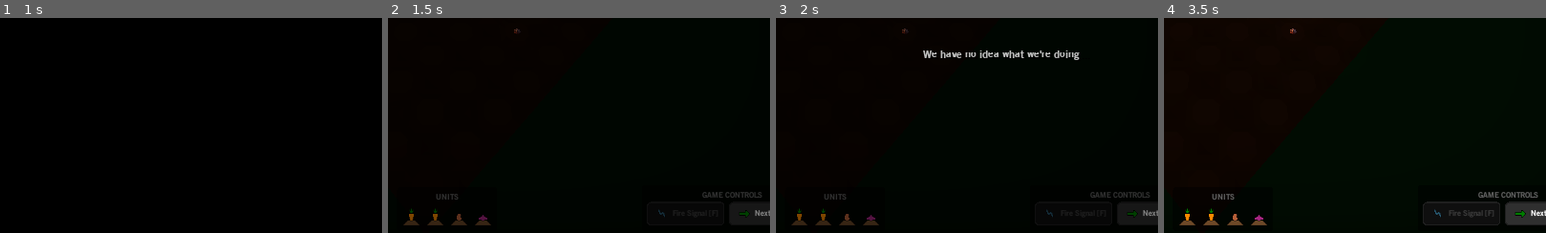
Above: before the commit, frames 1-4 (left to right).
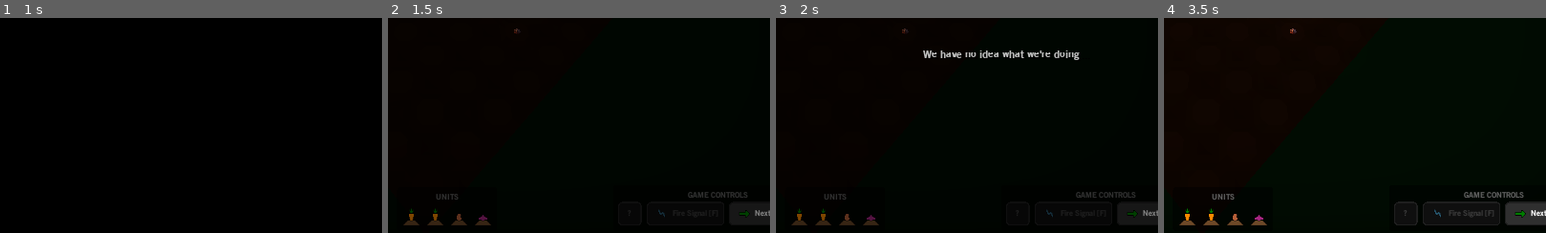
Above: after the commit, the same moments.

Repository: wingedadventurer/gwj-xii
Game: Godot game, scene res://scenes/levels/level_test.tscn
Two runs of this game, one before a commit and one after it. Both use one fixed random seed, a clock stepped at 60 frames per second and the inputs below. This scene is started directly instead of the project's main scene.
Inputs (mouse positions are % of the whole screen's width and height, from its top left):
- Up to frame 1 (1 s): click "Fire Signal [F]" at 0.5 s
- Up to frame 2 (1.5 s): click "Next Turn [N]" at 1.25 s
- Up to frame 3 (2 s): no input
- Up to frame 4 (3.5 s): click "Next Turn [N]" at 2 s; click (45, 95) at 2.75 s
The pictures show only the part of the screen within x 42-92%, y 49-99%; the shares and areas given below are measured in that part.

Frame 1 is identical in both runs. In frame 2, 0.2% of the frame differs, in the area x 63-98%, y 80-92%; in frame 3, 0.2%; in frame 4, 0.5%, in the area x 60-98%, y 80-97%.

Commit message:
Add help messages for every level

Diff:
--- a/godot-project/scenes/levels/level_01.tscn
+++ b/godot-project/scenes/levels/level_01.tscn
@@ -11,9 +11,39 @@
 [ext_resource path="res://scenes/celery.tscn" type="PackedScene" id=9]
 [ext_resource path="res://scenes/signal_start.tscn" type="PackedScene" id=10]
 
-[node name="level" index="0" instance=ExtResource( 1 )]
+[node name="level" instance=ExtResource( 1 )]
 title = "First Crops"
 days_to_harvest = 8
+level_hint = "Welcome to \"The Good, the Bad, and the Veggie!\"
+
+A strange, mysterious signal arrives from the sky.
+Your job is to transmit that signal to all the celeries with the help of other vegetables.
+
+--------
+
+Move the camera with WSAD keys RMB.
+Rotate the camera with MMB.
+Zoom the camera by scrolling with MMB.
+
+--------
+
+You start with a Carrot unit. It is buried. Select it and unbury it.
+You can only do one action per turn. Press \"Next Turn\" to continue.
+
+When your unit is unburied, select it again and yellow tiles will appear, indicating where the unit can move.
+Click on one of these tiles to move.
+Carrot is very athletic, and can jump up to 3 blocks away!
+
+Get your unit to the blue circle. Be fast because with every turn, Harvest Day comes closer,
+and all your precious crops will be harvested before the mission is completed!
+
+When you reach the destination, bury the unit. Units can only transmit signals further when buried.
+
+Upon pressing \"Launch Signal\" button, a signal from sky will be sent to the blue circle.
+Depending on unit, it will transmit that signal towards blue marks.
+Carrot transmits his signal 4 blocks ahead.
+
+Phew, what a tutorial! Now get going!"
 
 [node name="tiles" parent="." index="2"]
 editor/display_folded = true
--- a/godot-project/scenes/levels/level_02.tscn
+++ b/godot-project/scenes/levels/level_02.tscn
@@ -11,6 +11,17 @@
 [node name="level" instance=ExtResource( 1 )]
 title = "Signal Boosting"
 days_to_harvest = 5
+level_hint = "Nice work! Let's keep going!
+
+--------
+
+Signals can be chained infinitely between our beloved veggies.
+Make sure one of the units is aiming at other unit, ie. other unit is standing on blue marker.
+
+If unit is not buried, it can rotate (infinitely) by pressing \"Turn Left\" or \"Turn Right\" buttons.
+Make sure you are properly rotated before burying!
+
+Tip: signal can only be launched once per turn, so save it as a last action."
 
 [node name="tiles" parent="." index="2"]
 editor/display_folded = true
--- a/godot-project/scenes/levels/level_03.tscn
+++ b/godot-project/scenes/levels/level_03.tscn
@@ -9,9 +9,25 @@
 [ext_resource path="res://scenes/signal_start.tscn" type="PackedScene" id=7]
 [ext_resource path="res://scenes/celery.tscn" type="PackedScene" id=8]
 
-[node name="level" index="0" instance=ExtResource( 1 )]
+[node name="level" instance=ExtResource( 1 )]
 title = "Crop Rotations"
 days_to_harvest = 4
+level_hint = "Great, you now know all the basics of chaining signals to celeries!
+
+It's time to welcome a new vegetable: Onion!
+
+--------
+
+Onion is athletic as well, but more in terms of agility rather than speed.
+Onion can move up to 2 blocks in each direction, and can also move diagonally.
+When he receives a signal, however, he splits it into 2 more signals!
+
+Select the Onion to see where he will send 2 new signals, and find proper position for all units.
+
+Note there are 2 celeries. Both need to be activated AT THE SAME TIME in order to win.
+(Activated celeries become deactivated on next turn.)
+
+Tip: you can deselect a selected unit by clicking on it again, or clicking on X button at top-left."
 
 [node name="tiles" parent="." index="2"]
 editor/display_folded = true
--- a/godot-project/scenes/levels/level_04.tscn
+++ b/godot-project/scenes/levels/level_04.tscn
@@ -15,6 +15,11 @@
 [node name="level" instance=ExtResource( 1 )]
 title = "Against the Grain"
 days_to_harvest = 5
+level_hint = "This one is a bit tricky. Take your time.
+
+(But not too much; watch out for Harvest Day!)
+
+Tip: units can jump over other units (and sometimes short obstacles)!"
 
 [node name="tiles" parent="." index="2"]
 editor/display_folded = true
--- a/godot-project/scenes/levels/level_05.tscn
+++ b/godot-project/scenes/levels/level_05.tscn
@@ -15,6 +15,14 @@
 [node name="level" instance=ExtResource( 1 )]
 title = "Raisin the Stakes"
 days_to_harvest = 4
+level_hint = "Well done on the last one!
+
+Here we introduce the final unit: Potato.
+
+Potato is slow. And lazy. It can only move up to one block.
+On the other hand, he transmits 3 signals!
+
+There are lots of celeries on this one. Get to work!"
 
 [node name="tiles" parent="." index="2"]
 editor/display_folded = true
--- a/godot-project/scenes/levels/level_06.tscn
+++ b/godot-project/scenes/levels/level_06.tscn
@@ -17,8 +17,9 @@
 [ext_resource path="res://scenes/jump_blocker.tscn" type="PackedScene" id=15]
 [ext_resource path="res://scenes/move_blocker.tscn" type="PackedScene" id=16]
 
-[node name="level" index="0" instance=ExtResource( 1 )]
+[node name="level" instance=ExtResource( 1 )]
 title = "The Stretch"
+level_hint = "Damn fog, I can't see a thing! >_>"
 
 [node name="environment" parent="." index="0"]
 environment = ExtResource( 2 )
--- a/godot-project/scenes/levels/level_07.tscn
+++ b/godot-project/scenes/levels/level_07.tscn
@@ -15,9 +15,18 @@
 [ext_resource path="res://scenes/celery.tscn" type="PackedScene" id=13]
 [ext_resource path="res://scenes/signal_start.tscn" type="PackedScene" id=14]
 
-[node name="level" index="0" instance=ExtResource( 1 )]
+[node name="level" instance=ExtResource( 1 )]
 title = "V for Veggetta"
 days_to_harvest = 4
+level_hint = "Freeze!
+
+A farmer is evil. Like very evil.
+If he sees a vegetable in front of him, he will shoot it, and the game ends.
+
+Luckily he has a tunnel vision condition so he only sees veggies on tiles that line up with his sight.
+Units next to that line are completely safe.
+
+Tip: you are only not allowed to LAND in front of the farmer. An athletic veggie can jump over the line unnoticed."
 
 [node name="tiles" parent="." index="2"]
 editor/display_folded = true
--- a/godot-project/scenes/levels/level_08.tscn
+++ b/godot-project/scenes/levels/level_08.tscn
@@ -19,6 +19,11 @@
 [node name="level" instance=ExtResource( 1 )]
 title = "The River"
 days_to_harvest = 6
+level_hint = "Hey, they can walk! D:
+
+This farmer likes to trot occasionally, so you have a chance to cross his line of sight normally.
+
+Note that the farmer doesn't get alerted if a vegetable is buried. Because why would he?"
 
 [node name="tiles" parent="." index="2"]
 editor/display_folded = true
--- a/godot-project/scenes/levels/level_09.tscn
+++ b/godot-project/scenes/levels/level_09.tscn
@@ -15,6 +15,12 @@
 [node name="level" index="0" instance=ExtResource( 1 )]
 title = "Moonlight Hopscotch"
 days_to_harvest = 4
+level_hint = "This is it. Your final mission. You can do this.
+
+Tip? There's nothing more you need to know. You are amazing. You can do this without much effort.
+I believe in you. You believe in you. Nothing can stop you.
+
+You can do this."
 
 [node name="environment" parent="." index="0"]
 environment = ExtResource( 2 )
--- /dev/null
+++ b/godot-project/scenes/ui/help_button.tscn
@@ -0,0 +1,31 @@
+[gd_scene load_steps=5 format=2]
+
+[ext_resource path="res://scenes/ui/button.tscn" type="PackedScene" id=1]
+[ext_resource path="res://themes/main_theme.tres" type="Theme" id=2]
+[ext_resource path="res://scripts/ui/help_button.gd" type="Script" id=3]
+
+[sub_resource type="Animation" id=1]
+resource_name = "flash"
+length = 1.6
+loop = true
+tracks/0/type = "value"
+tracks/0/path = NodePath(".:modulate")
+tracks/0/interp = 1
+tracks/0/loop_wrap = true
+tracks/0/imported = false
+tracks/0/enabled = true
+tracks/0/keys = {
+"times": PoolRealArray( 0, 0.8, 1.6 ),
+"transitions": PoolRealArray( 1, 1, 1 ),
+"update": 0,
+"values": [ Color( 1, 1, 1, 1 ), Color( 4, 4, 1.6, 1 ), Color( 1, 1, 1, 1 ) ]
+}
+
+[node name="help_button" index="0" instance=ExtResource( 1 )]
+rect_min_size = Vector2( 40, 40 )
+theme = ExtResource( 2 )
+text = "?"
+script = ExtResource( 3 )
+
+[node name="animation_player" type="AnimationPlayer" parent="." index="1"]
+anims/flash = SubResource( 1 )
--- a/godot-project/scenes/ui/static_ui.tscn
+++ b/godot-project/scenes/ui/static_ui.tscn
@@ -1,16 +1,17 @@
-[gd_scene load_steps=16 format=2]
+[gd_scene load_steps=17 format=2]
 
 [ext_resource path="res://themes/main_theme.tres" type="Theme" id=1]
 [ext_resource path="res://scripts/static_ui.gd" type="Script" id=2]
-[ext_resource path="res://scenes/ui/button.tscn" type="PackedScene" id=3]
-[ext_resource path="res://textures/icons/icon_fire_signal.png" type="Texture" id=4]
-[ext_resource path="res://textures/icons/icon_next_turn.png" type="Texture" id=5]
-[ext_resource path="res://scenes/ui/unit_icons.tscn" type="PackedScene" id=6]
-[ext_resource path="res://fonts/harvest_days.tres" type="DynamicFont" id=7]
-[ext_resource path="res://audio/sfx/ui/next_turn_ding.wav" type="AudioStream" id=8]
-[ext_resource path="res://audio/sfx/ui/win.wav" type="AudioStream" id=9]
-[ext_resource path="res://audio/sfx/ui/lose_harvest.wav" type="AudioStream" id=10]
-[ext_resource path="res://audio/sfx/ui/lose_farmer.wav" type="AudioStream" id=11]
+[ext_resource path="res://scenes/ui/help_button.tscn" type="PackedScene" id=3]
+[ext_resource path="res://scenes/ui/button.tscn" type="PackedScene" id=4]
+[ext_resource path="res://textures/icons/icon_fire_signal.png" type="Texture" id=5]
+[ext_resource path="res://textures/icons/icon_next_turn.png" type="Texture" id=6]
+[ext_resource path="res://scenes/ui/unit_icons.tscn" type="PackedScene" id=7]
+[ext_resource path="res://fonts/harvest_days.tres" type="DynamicFont" id=8]
+[ext_resource path="res://audio/sfx/ui/next_turn_ding.wav" type="AudioStream" id=9]
+[ext_resource path="res://audio/sfx/ui/win.wav" type="AudioStream" id=10]
+[ext_resource path="res://audio/sfx/ui/lose_harvest.wav" type="AudioStream" id=11]
+[ext_resource path="res://audio/sfx/ui/lose_farmer.wav" type="AudioStream" id=12]
 
 [sub_resource type="InputEventAction" id=1]
 action = "shortcut_fire_signal"
@@ -37,56 +38,62 @@
 }
 
 [node name="game_controls" type="PanelContainer" parent="."]
-editor/display_folded = true
 anchor_left = 1.0
 anchor_top = 1.0
 anchor_right = 1.0
 anchor_bottom = 1.0
-margin_left = -314.0
+margin_left = -362.0
 margin_top = -85.0
 margin_right = -8.0
 margin_bottom = -8.0
+grow_horizontal = 0
 
 [node name="vb" type="VBoxContainer" parent="game_controls"]
 margin_left = 8.0
 margin_top = 8.0
-margin_right = 298.0
+margin_right = 346.0
 margin_bottom = 69.0
 
 [node name="label" type="Label" parent="game_controls/vb"]
 modulate = Color( 0.376471, 0.376471, 0.376471, 1 )
-margin_right = 290.0
+margin_right = 338.0
 margin_bottom = 17.0
 text = "GAME CONTROLS"
 align = 1
 
 [node name="hb" type="HBoxContainer" parent="game_controls/vb"]
-editor/display_folded = true
 margin_top = 21.0
-margin_right = 290.0
+margin_right = 338.0
 margin_bottom = 61.0
+grow_horizontal = 0
 custom_constants/separation = 8
 
-[node name="button_fire_signal" parent="game_controls/vb/hb" instance=ExtResource( 3 )]
-margin_right = 143.0
+[node name="help_button" parent="game_controls/vb/hb" instance=ExtResource( 3 )]
+margin_right = 40.0
+margin_bottom = 40.0
+disabled = true
+
+[node name="button_fire_signal" parent="game_controls/vb/hb" instance=ExtResource( 4 )]
+margin_left = 48.0
+margin_right = 191.0
 margin_bottom = 40.0
 rect_min_size = Vector2( 0, 40 )
 shortcut = SubResource( 2 )
 text = "Fire Signal [F]"
-icon = ExtResource( 4 )
+icon = ExtResource( 5 )
 silent = true
 
-[node name="button_next_turn" parent="game_controls/vb/hb" instance=ExtResource( 3 )]
-editor/display_folded = true
-margin_left = 151.0
-margin_right = 290.0
+[node name="button_next_turn" parent="game_controls/vb/hb" instance=ExtResource( 4 )]
+editor/display_folded = true
+margin_left = 199.0
+margin_right = 338.0
 margin_bottom = 40.0
 rect_min_size = Vector2( 0, 40 )
 shortcut = SubResource( 4 )
 text = "Next Turn [N]"
-icon = ExtResource( 5 )
-
-[node name="unit_icons" parent="." instance=ExtResource( 6 )]
+icon = ExtResource( 6 )
+
+[node name="unit_icons" parent="." instance=ExtResource( 7 )]
 margin_top = -81.0
 margin_bottom = -8.0
 
@@ -175,6 +182,7 @@
 
 [node name="lose_popup" type="Control" parent="."]
 editor/display_folded = true
+visible = false
 anchor_right = 1.0
 anchor_bottom = 1.0
 mouse_filter = 2
@@ -228,16 +236,36 @@
 [node name="harvest_days_scale_tween" type="Tween" parent="."]
 
 [node name="sfx_ding" type="AudioStreamPlayer" parent="."]
-stream = ExtResource( 8 )
+stream = ExtResource( 9 )
 
 [node name="sfx_win" type="AudioStreamPlayer" parent="."]
-stream = ExtResource( 9 )
+stream = ExtResource( 10 )
 
 [node name="sfx_lose_harvest" type="AudioStreamPlayer" parent="."]
-stream = ExtResource( 10 )
+stream = ExtResource( 11 )
 
 [node name="sfx_lose_farmer" type="AudioStreamPlayer" parent="."]
-stream = ExtResource( 11 )
+stream = ExtResource( 12 )
+
+[node name="level_text" type="PanelContainer" parent="."]
+visible = false
+anchor_left = 0.5
+anchor_right = 0.5
+margin_left = -20.0
+margin_top = 8.0
+margin_right = 20.0
+margin_bottom = 48.0
+grow_horizontal = 2
+size_flags_horizontal = 5
+
+[node name="text" type="Label" parent="level_text"]
+margin_left = 8.0
+margin_top = 11.0
+margin_right = 75.0
+margin_bottom = 28.0
+text = "level text..."
+align = 1
+[connection signal="pressed" from="game_controls/vb/hb/help_button" to="." method="_on_help_button_pressed"]
 [connection signal="pressed" from="game_controls/vb/hb/button_fire_signal" to="." method="_on_button_fire_signal_pressed"]
 [connection signal="pressed" from="game_controls/vb/hb/button_next_turn" to="." method="_on_button_next_turn_pressed"]
 [connection signal="pressed" from="win_popup/vb/hb/button_menu" to="." method="_on_button_menu_pressed"]
--- a/godot-project/scripts/level.gd
+++ b/godot-project/scripts/level.gd
@@ -15,6 +15,7 @@
 export var title := "<level title>"
 export var subtitle := "<level subtitle>"
 export var days_to_harvest := 3
+export (String, MULTILINE) var level_hint = ""
 var number_of_celeries := 0
 var remaining_celeries := 0
 var farmers_queue := []
@@ -69,6 +70,7 @@
 
 	for static_ui in get_tree().get_nodes_in_group("static_ui"):
 		static_ui.connect("next_turn", self, "_on_next_turn")
+		static_ui.set_level_hint(level_hint)
 
 	for farmer in get_tree().get_nodes_in_group("farmer"):
 		farmer.connect("action_done", self, "_on_farmer_action_done")
--- a/godot-project/scripts/static_ui.gd
+++ b/godot-project/scripts/static_ui.gd
@@ -83,3 +83,12 @@
 
 func _on_button_retry_pressed() -> void:
 	get_tree().reload_current_scene()
+
+func set_level_hint(text := "") -> void:
+	if text == "": return
+	$game_controls/vb/hb/help_button.disabled = false
+	$level_text/text.text = text
+	$game_controls/vb/hb/help_button/animation_player.play("flash")
+
+func _on_help_button_pressed() -> void:
+	$level_text.visible = !$level_text.visible
--- /dev/null
+++ b/godot-project/scripts/ui/help_button.gd
@@ -0,0 +1,6 @@
+extends "res://scripts/ui/button.gd"
+
+func _on_button_pressed() -> void:
+	._on_button_pressed()
+	$animation_player.stop()
+	modulate = Color(1, 1, 1)
Not shown: 3 places in godot-project/scenes/ui/static_ui.tscn that only renumber resources
